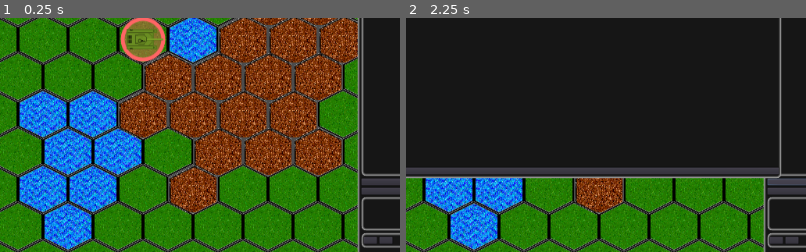
Above: before the commit, frames 1-2 (left to right).
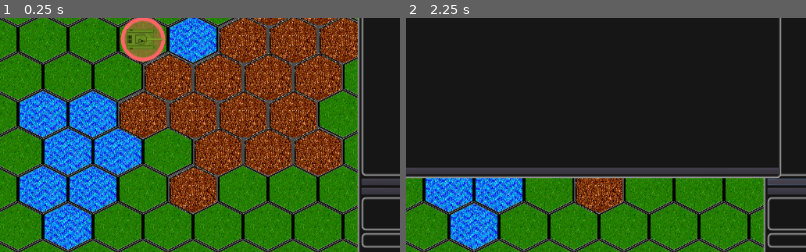
Above: after the commit, the same moments.

Repository: stefanos-86/HexGame
Game: Godot game, scene res://Scenes/HexMap.tscn
Two runs of this game, one before a commit and one after it. Both use one fixed random seed, a clock stepped at 60 frames per second and the inputs below.
Inputs (mouse positions are % of the whole screen's width and height, from its top left):
- Up to frame 1 (0.25 s): no input
- Up to frame 2 (2.25 s): click (82, 77) at 0.5 s, where only the run before the commit has a clickable "Save"; click (83, 77) at 1.25 s, where only the run before the commit has a clickable "Load"; click "Artillery" at 2 s
The pictures show only the part of the screen within x 35-85%, y 29-79%; the shares and areas given below are measured in that part.

The runs differ from the first frame. In frame 1, 0.2% of the frame differs, in the area x 91-98%, y 93-97%; in frame 2, 0.2%.

Commit message:
Scrap the save and load functionality. It is not difficult, but it is a ton of thankless work.

Diff:
--- a/Scenes/HexMap.tscn
+++ b/Scenes/HexMap.tscn
@@ -310,23 +310,6 @@
 margin_top = 664.0
 margin_right = 216.0
 margin_bottom = 700.0
-
-[node name="HC" type="HBoxContainer" parent="Interface/Camera/L/Sidebar/Admin"]
-margin_left = 3.0
-margin_top = 5.0
-margin_right = 213.0
-margin_bottom = 31.0
-
-[node name="Save" type="Button" parent="Interface/Camera/L/Sidebar/Admin/HC"]
-margin_right = 52.0
-margin_bottom = 26.0
-text = "Save"
-
-[node name="Load" type="Button" parent="Interface/Camera/L/Sidebar/Admin/HC"]
-margin_left = 56.0
-margin_right = 108.0
-margin_bottom = 26.0
-text = "Load"
 
 [node name="HC2" type="HBoxContainer" parent="Interface/Camera/L/Sidebar/Admin"]
 margin_left = 3.0
